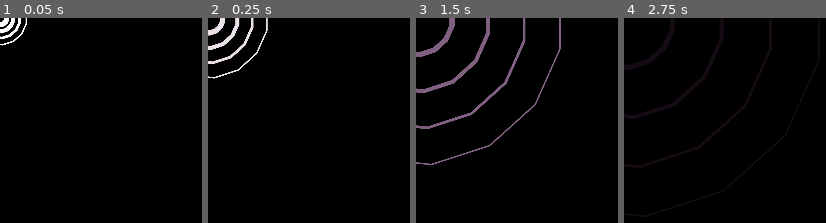
Above: before the commit, frames 1-4 (left to right).
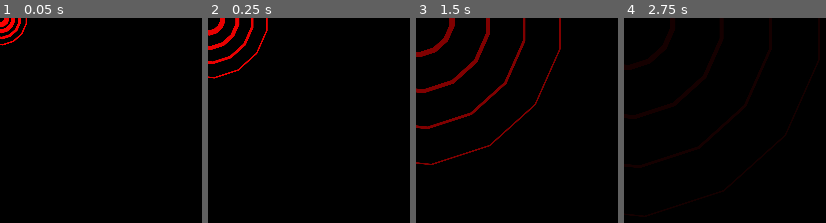
Above: after the commit, the same moments.

Repository: tartley/missile-commander
Game: Godot game, scene res://src/bang_feature/bang_feature.tscn
Two runs of this game, one before a commit and one after it. Both use one fixed random seed, a clock stepped at 60 frames per second and the inputs below. This scene is started directly instead of the project's main scene.
Inputs (mouse positions are in pixels of both pictures, inside the frame that each line leads up to):
- Up to frame 1 (0.05 s): no input
- Up to frame 2 (0.25 s): no input
- Up to frame 3 (1.5 s): tap Enter at 0.5 s; move the mouse to (outside the picture) at 0.52 s; hold D 0.53-1.28 s; move the mouse to (outside the picture) at 1.27 s; hold S from 1.28 s (still down)
- Up to frame 4 (2.75 s): move the mouse to (outside the picture) at 2.02 s; release S at 2.03 s; hold D from 2.03 s (still down)

The runs differ from the first frame. In frame 1, 0.8% of the frame differs, in the area x 0-14%, y 0-14%; in frame 2, 1.7%; in frame 3, 4.1%, in the area x 0-72%, y 0-72%; in frame 4, less than 0.1%.

Commit message:
BangFeature's color depends on kind of destroyed feature

Diff:
--- a/src/bang_feature/bang_feature.gd
+++ b/src/bang_feature/bang_feature.gd
@@ -3,10 +3,13 @@
 """
 extends Node2D
 
+enum Source {CITY, BASE}
+
 const SIZE := 250.0 # world co-ords
 const DURATION := 3.0 # seconds
 
-var progress:float # 0..1
+var progress: float # 0..1
+var source: Source
 
 func _ready() -> void:
     self.name = Common.get_unique_name(self)
@@ -18,6 +21,9 @@
         queue_free()
 
 func _draw() -> void:
-    var color := Color(1, 1 - self.progress / 2, 1, 1 - self.progress)
+    var color := Color.RED
+    if self.source == Source.BASE:
+        color = Color.YELLOW
+    color.a = 1 - self.progress
     for i in range(4):
         draw_arc(Vector2.ZERO, SIZE * (i + 1) * self.progress ** 0.5, -PI, PI, 16, color, (4 - i) * 6.0, true)
--- a/src/base/ammo.gd
+++ b/src/base/ammo.gd
@@ -30,7 +30,7 @@
     return result
 
 func get_offset(index:int) -> Vector2:
-    """Convert an ammo index (0-15), return the co-ordinates that ammo should be drawn at below it's base"""
+    """Convert an ammo index (0-15) into co-ordinates at which that ammo should be drawn"""
     assert(0 <= index and index <= 14, "Ammo.get_offset index {0} out of range".format([index]))
     var x:int
     var y:int
--- a/src/base/base.gd
+++ b/src/base/base.gd
@@ -67,6 +67,7 @@
     var main:Main = get_tree().root.get_node("Main")
     var bang = BangFeatureScene.instantiate()
     bang.position = self.position
+    bang.source = bang.Source.BASE
     main.call_deferred("add_child", bang)
 
 func destroy():
--- a/src/city/city.gd
+++ b/src/city/city.gd
@@ -46,6 +46,7 @@
     var main:Main = get_tree().root.get_node("Main")
     var bang = BangFeatureScene.instantiate()
     bang.position = self.position
+    bang.source = bang.Source.CITY
     main.call_deferred("add_child", bang)
 
 func destroy():
Not shown: 2 places in src/bang_sky/bang_sky.tscn that only renumber resources
